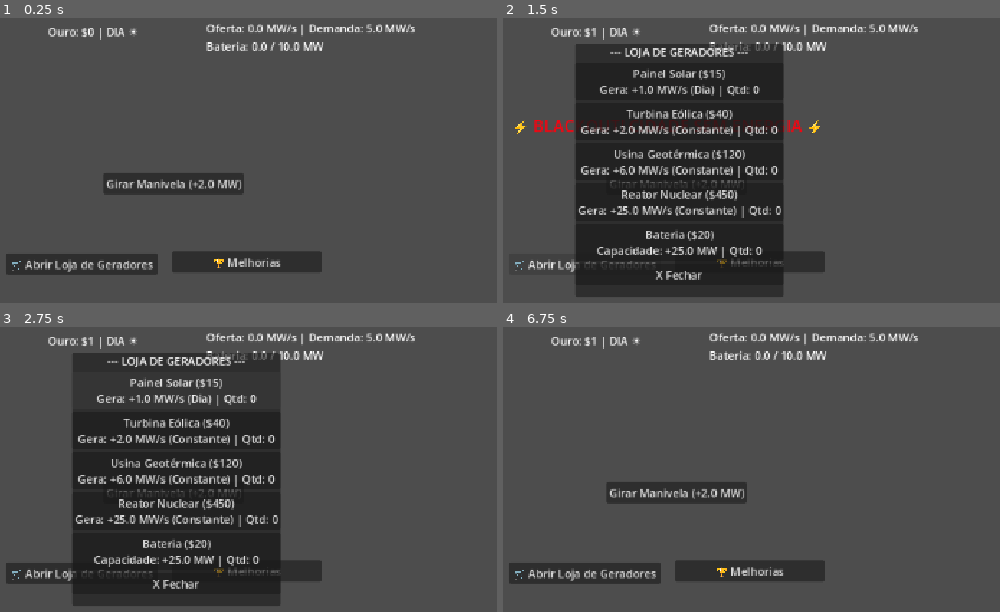
Above: before the commit, frames 1-4 (two rows, left to right).
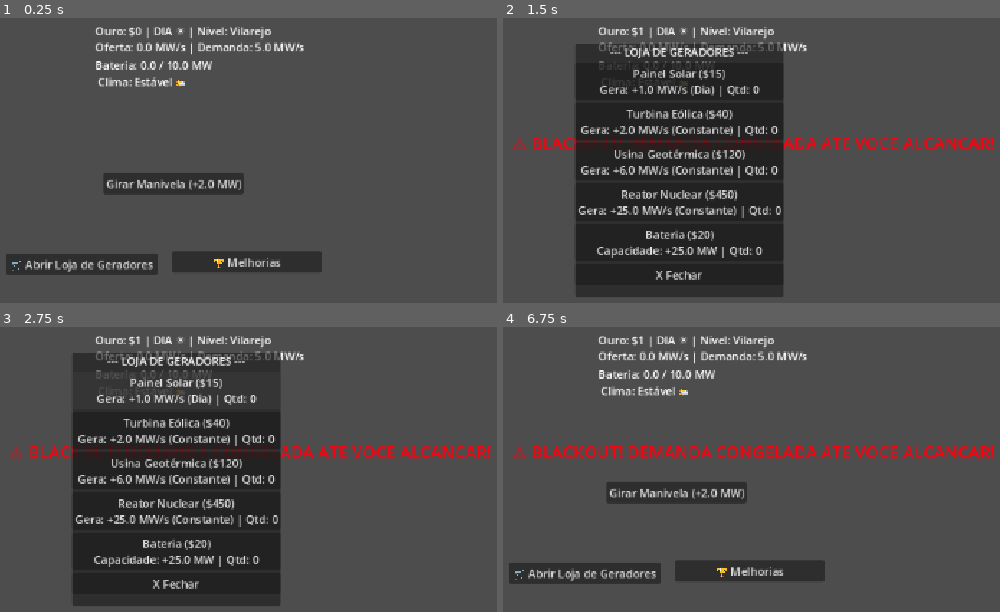
Above: after the commit, the same moments.

Repository: rafaeldeveloperbr-design/power-grid
Game: Godot game, scene res://main.tscn
The game is run twice, just before and just after one commit, with the same random seed, the same clock (stepped at 60 frames per second) and the same inputs.
Inputs (mouse positions are in pixels of both pictures, inside the frame that each line leads up to):
- Up to frame 1 (0.25 s): no input
- Up to frame 2 (1.5 s): click "Girar Manivela (+2.0 MW)" at 0.5 s; click "🛒 Abrir Loja de Geradores" at 1.25 s
- Up to frame 3 (2.75 s): click "Painel Solar ($15) Gera: +1.0…" at 2 s
- Up to frame 4 (6.75 s): click "Turbina Eólica ($40) Gera: +2…" at 2.75 s; click (751, 572) at 3.5 s, where only the run before the commit has a clickable "🏆 Melhorias"; click "Usina Geotérmica ($120) Gera:…" at 4.25 s; click "Reator Nuclear ($450) Gera: +…" at 5 s; click "Bateria ($20) Capacidade: +25…" at 5.75 s; click "X Fechar" at 6.5 s

The runs differ from the first frame. In frame 1, 2.9% of the frame differs, in the area x 9-84%, y 2-25%; in frame 2, 5.3%; in frame 3, 5.4%, in the area x 1-99%, y 2-91%; in frame 4, 5.3%.

Commit message:
adiçao clima ok, adiçao bloqueio demanda caso esteja em blackout

Diff:
--- a/main.gd
+++ b/main.gd
@@ -7,20 +7,37 @@
 # --- OFERTA E DEMANDA ---
 var demanda_cidade: float = 5.0
 var oferta_atual: float = 0.0
+var nivel_cidade_index: int = 0
+var em_blackout: bool = false
+
+var nomes_cidade: Array[String] = [
+	"Vilarejo", "Povoado", "Vila Rural", "Cidade Pequena",
+	"Cidade Média", "Metrópole", "Megalópole", "Nação Industrial", "Império Tecnológico"
+]
+
+# --- EVENTOS CLIMÁTICOS ---
+enum Clima { NORMAL, TEMPESTADE, ECLIPSE, ONDA_DE_CALOR }
+var clima_atual: Clima = Clima.NORMAL
+var tempo_clima_restante: int = 0
+var tempo_proximo_evento: int = 30
+
+# Mults temporários
+var mult_eolica: float = 1.0
+var mult_solar: float = 1.0
 
 # --- CICLO DIA / NOITE ---
 var eh_dia: bool = true
 var tempo_ciclo: int = 0
 var tempo_jogo: int = 0
 
-# --- PODER DOS EQUIPAMENTOS (PRODUÇÃO POR UNIDADE) ---
-var poder_manivela: float = 2.0        # MW por clique
-var producao_solar: float = 1.0        # MW/s (Apenas Dia)
-var producao_eolica: float = 2.0       # MW/s (Constante)
-var producao_geotermica: float = 6.0   # MW/s (Constante)
-var producao_nuclear: float = 25.0     # MW/s (Constante)
-
-# --- GERADORES E PREÇOS INICIAIS ---
+# --- PODER DOS EQUIPAMENTOS ---
+var poder_manivela: float = 2.0
+var producao_solar: float = 1.0
+var producao_eolica: float = 2.0
+var producao_geotermica: float = 6.0
+var producao_nuclear: float = 25.0
+
+# --- GERADORES E PREÇOS ---
 var paineis_solares: int = 0
 var preco_painel_solar: float = 15.0
 
@@ -37,7 +54,7 @@
 var preco_bateria: float = 20.0
 var capacidade_bateria: float = 25.0
 
-# --- NÍVEIS E PREÇOS DE UPGRADES ---
+# --- UPGRADES ---
 var nivel_manivela: int = 1
 var preco_upgrade_manivela: float = 30.0
 
@@ -57,20 +74,23 @@
 @onready var label_ouro: Label = $LabelOuro
 @onready var label_energia: Label = $LabelEnergia
 @onready var label_blackout: Label = $LabelBlackout
+@onready var label_clima: Label = $LabelClima
 @onready var botao_manivela: Button = $BotaoManivela
+@onready var botao_abrir_loja: Button = $BotaoAbrirLoja
+@onready var botao_abrir_upgrades: Button = $BotaoAbrirUpgrades
 
 # Menus
 @onready var painel_loja: PanelContainer = $PainelLoja
 @onready var painel_upgrades: PanelContainer = $PainelUpgrades
 
-# Botões da Loja
+# Botões Loja
 @onready var botao_comprar_solar: Button = $PainelLoja/VBoxContainer/BotaoComprarSolar
 @onready var botao_comprar_eolica: Button = $PainelLoja/VBoxContainer/BotaoComprarEolica
 @onready var botao_comprar_geotermica: Button = $PainelLoja/VBoxContainer/BotaoComprarGeotermica
 @onready var botao_comprar_nuclear: Button = $PainelLoja/VBoxContainer/BotaoComprarNuclear
 @onready var botao_comprar_bateria: Button = $PainelLoja/VBoxContainer/BotaoComprarBateria
 
-# Botões de Upgrades
+# Botões Upgrades
 @onready var botao_upgrade_manivela: Button = $PainelUpgrades/VBoxContainer/BotaoUpgradeManivela
 @onready var botao_upgrade_solar: Button = $PainelUpgrades/VBoxContainer/BotaoUpgradeSolar
 @onready var botao_upgrade_eolica: Button = $PainelUpgrades/VBoxContainer/BotaoUpgradeEolica
@@ -78,6 +98,7 @@
 @onready var botao_upgrade_nuclear: Button = $PainelUpgrades/VBoxContainer/BotaoUpgradeNuclear
 
 func _ready() -> void:
+	randomize()
 	if label_blackout != null: label_blackout.visible = false
 	if painel_loja != null: painel_loja.visible = false
 	if painel_upgrades != null: painel_upgrades.visible = false
@@ -85,57 +106,74 @@
 
 func atualizar_interface() -> void:
 	var capacidade_maxima = 10.0 + (baterias * capacidade_bateria)
+	var nome_cidade_atual = nomes_cidade[clamp(nivel_cidade_index, 0, nomes_cidade.size() - 1)]
 
 	if label_ouro != null and label_energia != null:
 		var estado_tempo = "DIA ☀️" if eh_dia else "NOITE 🌙"
-		label_ouro.text = "Ouro: $" + str(int(ouro)) + " | " + estado_tempo
+		label_ouro.text = "Ouro: $" + str(int(ouro)) + " | " + estado_tempo + " | Nível: " + nome_cidade_atual
 		label_energia.text = ("Oferta: %.1f MW/s | Demanda: %.1f MW/s\n" % [oferta_atual, demanda_cidade]) + \
 							 ("Bateria: %.1f / %.1f MW" % [energia_armazenada, capacidade_maxima])
 
+	if label_clima != null:
+		match clima_atual:
+			Clima.NORMAL:
+				label_clima.text = "Clima: Estável 🌤️"
+			Clima.TEMPESTADE:
+				label_clima.text = "⚡ ALERTA: TEMPESTADE! (Eólicas 3x Produção) [%ds]" % tempo_clima_restante
+			Clima.ECLIPSE:
+				label_clima.text = "🌑 ALERTA: ECLIPSE! (Painéis Solares Desativados) [%ds]" % tempo_clima_restante
+			Clima.ONDA_DE_CALOR:
+				label_clima.text = "🔥 ALERTA: ONDA DE CALOR! (Demanda +50%%) [%ds]" % tempo_clima_restante
+
 	if botao_manivela != null:
 		botao_manivela.text = "Girar Manivela (+%.1f MW)" % poder_manivela
 
 	# --- TEXTOS DA LOJA ---
 	if botao_comprar_solar != null:
-		botao_comprar_solar.text = ("Painel Solar ($%d)\nGera: +%.1f MW/s (Dia) | Qtd: %d" %
-								   [int(preco_painel_solar), producao_solar, paineis_solares])
-
+		botao_comprar_solar.text = ("Painel Solar ($%d)\nGera: +%.1f MW/s (Dia) | Qtd: %d" % [int(preco_painel_solar), producao_solar, paineis_solares])
 	if botao_comprar_eolica != null:
-		botao_comprar_eolica.text = ("Turbina Eólica ($%d)\nGera: +%.1f MW/s (Constante) | Qtd: %d" %
-									[int(preco_turbina_eolica), producao_eolica, turbinas_eolicas])
-
+		botao_comprar_eolica.text = ("Turbina Eólica ($%d)\nGera: +%.1f MW/s (Constante) | Qtd: %d" % [int(preco_turbina_eolica), producao_eolica, turbinas_eolicas])
 	if botao_comprar_geotermica != null:
-		botao_comprar_geotermica.text = ("Usina Geotérmica ($%d)\nGera: +%.1f MW/s (Constante) | Qtd: %d" %
-										[int(preco_geotermica), producao_geotermica, usinas_geotermicas])
-
+		botao_comprar_geotermica.text = ("Usina Geotérmica ($%d)\nGera: +%.1f MW/s (Constante) | Qtd: %d" % [int(preco_geotermica), producao_geotermica, usinas_geotermicas])
 	if botao_comprar_nuclear != null:
-		botao_comprar_nuclear.text = ("Reator Nuclear ($%d)\nGera: +%.1f MW/s (Constante) | Qtd: %d" %
-									 [int(preco_nuclear), producao_nuclear, reatores_nucleares])
-
+		botao_comprar_nuclear.text = ("Reator Nuclear ($%d)\nGera: +%.1f MW/s (Constante) | Qtd: %d" % [int(preco_nuclear), producao_nuclear, reatores_nucleares])
 	if botao_comprar_bateria != null:
-		botao_comprar_bateria.text = ("Bateria ($%d)\nCapacidade: +%.1f MW | Qtd: %d" %
-								   [int(preco_bateria), capacidade_bateria, baterias])
+		botao_comprar_bateria.text = ("Bateria ($%d)\nCapacidade: +%.1f MW | Qtd: %d" % [int(preco_bateria), capacidade_bateria, baterias])
 
 	# --- TEXTOS DE UPGRADES ---
 	if botao_upgrade_manivela != null:
-		botao_upgrade_manivela.text = ("Manivela Reforçada Lvl %d ($%d)\nAumenta para +%.1f MW por clique" %
-									  [nivel_manivela, int(preco_upgrade_manivela), poder_manivela + 1.5])
-
+		botao_upgrade_manivela.text = ("Manivela Reforçada Lvl %d ($%d)\nAumenta para +%.1f MW por clique" % [nivel_manivela, int(preco_upgrade_manivela), poder_manivela + 1.5])
 	if botao_upgrade_solar != null:
-		botao_upgrade_solar.text = ("Células Fotovoltaicas Lvl %d ($%d)\nAumenta solar para +%.1f MW/s" %
-								   [nivel_solar_upgrade, int(preco_upgrade_solar), producao_solar + 1.0])
-
+		botao_upgrade_solar.text = ("Células Fotovoltaicas Lvl %d ($%d)\nAumenta solar para +%.1f MW/s" % [nivel_solar_upgrade, int(preco_upgrade_solar), producao_solar + 1.0])
 	if botao_upgrade_eolica != null:
-		botao_upgrade_eolica.text = ("Pás Aerodinâmicas Lvl %d ($%d)\nAumenta eólica para +%.1f MW/s" %
-									[nivel_eolica_upgrade, int(preco_upgrade_eolica), producao_eolica + 1.5])
-
+		botao_upgrade_eolica.text = ("Pás Aerodinâmicas Lvl %d ($%d)\nAumenta eólica para +%.1f MW/s" % [nivel_eolica_upgrade, int(preco_upgrade_eolica), producao_eolica + 1.5])
 	if botao_upgrade_geotermica != null:
-		botao_upgrade_geotermica.text = ("Perfuração Profunda Lvl %d ($%d)\nAumenta geotérmica para +%.1f MW/s" %
-										[nivel_geotermica_upgrade, int(preco_upgrade_geotermica), producao_geotermica + 3.0])
-
+		botao_upgrade_geotermica.text = ("Perfuração Profunda Lvl %d ($%d)\nAumenta geotérmica para +%.1f MW/s" % [nivel_geotermica_upgrade, int(preco_upgrade_geotermica), producao_geotermica + 3.0])
 	if botao_upgrade_nuclear != null:
-		botao_upgrade_nuclear.text = ("Fissão Avançada Lvl %d ($%d)\nAumenta nuclear para +%.1f MW/s" %
-									 [nivel_nuclear_upgrade, int(preco_upgrade_nuclear), producao_nuclear + 10.0])
+		botao_upgrade_nuclear.text = ("Fissão Avançada Lvl %d ($%d)\nAumenta nuclear para +%.1f MW/s" % [nivel_nuclear_upgrade, int(preco_upgrade_nuclear), producao_nuclear + 10.0])
+
+func sortear_evento_climatico() -> void:
+	var chance = randf()
+	if chance < 0.4:
+		clima_atual = Clima.TEMPESTADE
+		tempo_clima_restante = 15
+		mult_eolica = 3.0
+		mult_solar = 1.0
+	elif chance < 0.7:
+		clima_atual = Clima.ONDA_DE_CALOR
+		tempo_clima_restante = 12
+		mult_eolica = 1.0
+		mult_solar = 1.0
+	else:
+		clima_atual = Clima.ECLIPSE
+		tempo_clima_restante = 10
+		mult_eolica = 1.0
+		mult_solar = 0.0
+
+func resetar_clima() -> void:
+	clima_atual = Clima.NORMAL
+	mult_eolica = 1.0
+	mult_solar = 1.0
 
 # Clique na Manivela
 func _on_button_pressed() -> void:
@@ -149,49 +187,87 @@
 	tempo_ciclo += 1
 	tempo_jogo += 1
 
-	if tempo_jogo % 30 == 0:
-		demanda_cidade += 2.0
+	# CONTROLE DO CLIMA
+	if clima_atual != Clima.NORMAL:
+		tempo_clima_restante -= 1
+		if tempo_clima_restante <= 0:
+			resetar_clima()
+	else:
+		tempo_proximo_evento -= 1
+		if tempo_proximo_evento <= 0:
+			sortear_evento_climatico()
+			tempo_proximo_evento = randi_range(25, 45)
+
+	# AUMENTO DE DEMANDA: Só aumenta se NÃO estiver em blackout!
+	if tempo_jogo % 20 == 0 and not em_blackout:
+		demanda_cidade *= 1.15
+		if demanda_cidade > 15.0 and nivel_cidade_index == 0: nivel_cidade_index = 1
+		elif demanda_cidade > 40.0 and nivel_cidade_index == 1: nivel_cidade_index = 2
+		elif demanda_cidade > 100.0 and nivel_cidade_index == 2: nivel_cidade_index = 3
+		elif demanda_cidade > 250.0 and nivel_cidade_index == 3: nivel_cidade_index = 4
+		elif demanda_cidade > 600.0 and nivel_cidade_index == 4: nivel_cidade_index = 5
+		elif demanda_cidade > 1500.0 and nivel_cidade_index == 5: nivel_cidade_index = 6
+		elif demanda_cidade > 4000.0 and nivel_cidade_index == 6: nivel_cidade_index = 7
+		elif demanda_cidade > 10000.0 and nivel_cidade_index == 7: nivel_cidade_index = 8
 
 	if tempo_ciclo >= 10:
 		tempo_ciclo = 0
 		eh_dia = not eh_dia
 
+	# DEMANDA MODIFICADA PELO CLIMA
+	var demanda_efetiva = demanda_cidade * (1.5 if clima_atual == Clima.ONDA_DE_CALOR else 1.0)
+
 	# CÁLCULO DA OFERTA TOTAL
-	var producao_eolica_total = turbinas_eolicas * producao_eolica
+	var producao_eolica_total = (turbinas_eolicas * producao_eolica) * mult_eolica
 	var producao_geotermica_total = usinas_geotermicas * producao_geotermica
 	var producao_nuclear_total = reatores_nucleares * producao_nuclear
-	var producao_solar_total = (paineis_solares * producao_solar) if eh_dia else 0.0
+	var producao_solar_total = ((paineis_solares * producao_solar) if eh_dia else 0.0) * mult_solar
 
 	oferta_atual = producao_eolica_total + producao_geotermica_total + producao_nuclear_total + producao_solar_total
 
 	var capacidade_maxima = 10.0 + (baterias * capacidade_bateria)
 
-	if oferta_atual >= demanda_cidade:
-		var excesso = oferta_atual - demanda_cidade
+	# LÓGICA DE ATENDIMENTO DE ENERGIA E BLACKOUT
+	if oferta_atual >= demanda_efetiva:
+		var excesso = oferta_atual - demanda_efetiva
 		energia_armazenada = min(energia_armazenada + excesso, capacidade_maxima)
-		ouro += demanda_cidade * 1.5
+		ouro += demanda_efetiva * 1.5
+		em_blackout = false
 		if label_blackout != null: label_blackout.visible = false
 	else:
-		var deficit = demanda_cidade - oferta_atual
+		var deficit = demanda_efetiva - oferta_atual
 		if energia_armazenada >= deficit:
 			energia_armazenada -= deficit
-			ouro += demanda_cidade * 1.5
+			ouro += demanda_efetiva * 1.5
+			em_blackout = false
 			if label_blackout != null: label_blackout.visible = false
 		else:
+			# CIDADE EM BLACKOUT (Demanda congela até você igualar a oferta)
 			var energia_entregue = oferta_atual + energia_armazenada
 			energia_armazenada = 0.0
 			ouro += energia_entregue * 0.5
-			if label_blackout != null: label_blackout.visible = not label_blackout.visible
+			em_blackout = true
+			if label_blackout != null:
+				label_blackout.visible = true
+				label_blackout.text = "⚠️ BLACKOUT! DEMANDA CONGELADA ATE VOCE ALCANCAR!"
 
 	atualizar_interface()
+
+# Visibilidade dos botões do fundo
+func mudar_visibilidade_botoes_principais(visivel: bool) -> void:
+	if botao_manivela != null: botao_manivela.visible = visivel
+	if botao_abrir_loja != null: botao_abrir_loja.visible = visivel
+	if botao_abrir_upgrades != null: botao_abrir_upgrades.visible = visivel
 
 # --- AÇÕES DA LOJA ---
 func _on_botao_abrir_loja_pressed() -> void:
 	if painel_loja != null: painel_loja.visible = true
 	if painel_upgrades != null: painel_upgrades.visible = false
+	mudar_visibilidade_botoes_principais(false)
 
 func _on_botao_fechar_loja_pressed() -> void:
 	if painel_loja != null: painel_loja.visible = false
+	mudar_visibilidade_botoes_principais(true)
 
 func _on_botao_comprar_solar_pressed() -> void:
 	if ouro >= preco_painel_solar:
@@ -232,9 +308,11 @@
 func _on_botao_abrir_upgrades_pressed() -> void:
 	if painel_upgrades != null: painel_upgrades.visible = true
 	if painel_loja != null: painel_loja.visible = false
+	mudar_visibilidade_botoes_principais(false)
 
 func _on_botao_fechar_upgrades_pressed() -> void:
 	if painel_upgrades != null: painel_upgrades.visible = false
+	mudar_visibilidade_botoes_principais(true)
 
 func _on_botao_upgrade_manivela_pressed() -> void:
 	if ouro >= preco_upgrade_manivela:
--- a/main.tscn
+++ b/main.tscn
@@ -6,17 +6,23 @@
 script = ExtResource("1_ig7tw")
 
 [node name="LabelOuro" type="Label" parent="." unique_id=531082720]
-offset_left = 416.0
-offset_top = 93.0
-offset_right = 483.0
-offset_bottom = 116.0
+offset_left = 484.0
+offset_top = 92.0
+offset_right = 551.0
+offset_bottom = 115.0
 text = "Ouro: $0"
 
+[node name="LabelClima" type="Label" parent="." unique_id=1815841161]
+offset_left = 488.0
+offset_top = 165.0
+offset_right = 528.0
+offset_bottom = 188.0
+
 [node name="LabelEnergia" type="Label" parent="." unique_id=541106065]
-offset_left = 644.0
-offset_top = 88.0
-offset_right = 754.0
-offset_bottom = 111.0
+offset_left = 484.0
+offset_top = 115.0
+offset_right = 594.0
+offset_bottom = 138.0
 text = "Energia: 0 MW"
 
 [node name="BotaoManivela" type="Button" parent="." unique_id=945216222]
@@ -32,9 +38,9 @@
 [node name="LabelBlackout" type="Label" parent="." unique_id=1924555642]
 visible = false
 offset_left = 360.0
-offset_top = 223.0
+offset_top = 248.0
 offset_right = 826.0
-offset_bottom = 257.0
+offset_bottom = 282.0
 theme_override_colors/font_color = Color(1, 0, 0.050980393, 1)
 theme_override_font_sizes/font_size = 24
 text = "⚡ BLACKOUT! CIDADE SEM ENERGIA ⚡"
